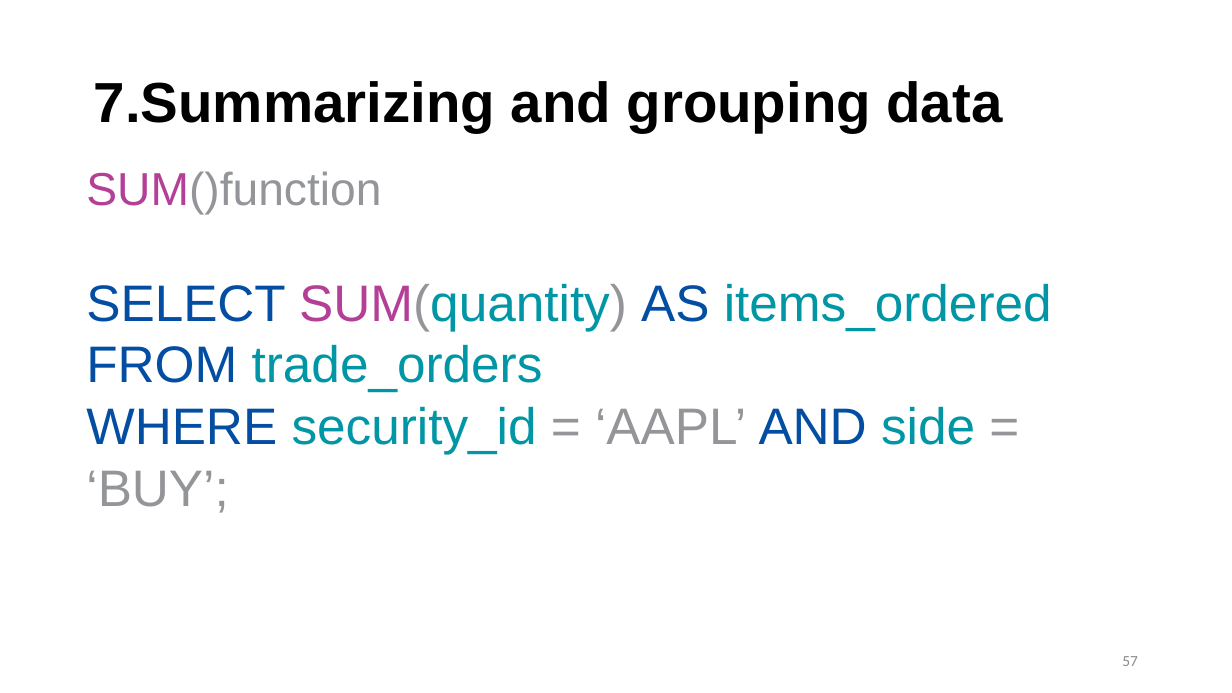
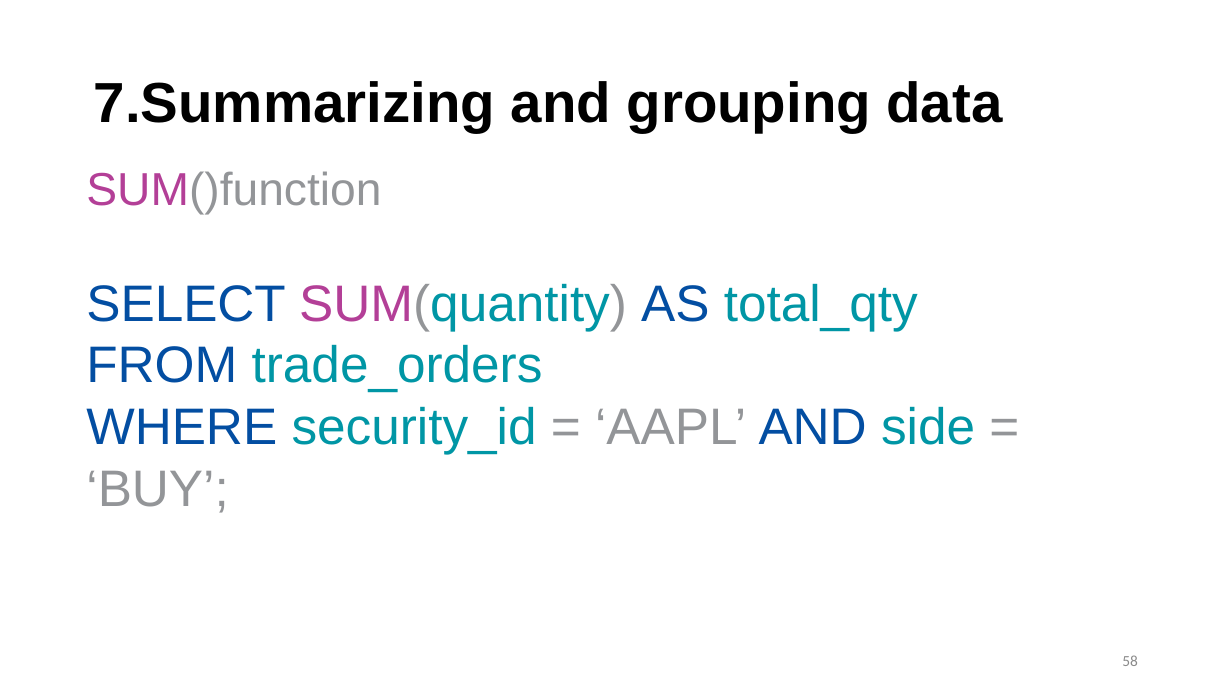
Before and after one commit to hgao62/sql_tutorial, a slide deck: slide 58 of SQL_PPT_2025.pptx (slide 57 before the commit). Drawn at 1232x693 pixels with LibreOffice and Linux fonts; fonts in the diff are those of the drawing. Boxes give left, top, right and bottom in pixels: in the first picture for what was removed or moved away, otherwise in the second. Text is boxed around its words. In the diff, an @@ line names an element or a change of style, - is before the commit and + after.

```diff
--- a/SQL_PPT_2025.pptx
+++ b/SQL_PPT_2025.pptx
@@ text at (86, 283, 975, 513): text changed @@
-SELECT SUM(quantity) AS items_ordered
-FROM trade_orders
-WHERE security_id = ‘AAPL’ AND side = ‘BUY’;
+SELECT SUM(quantity) AS total_qty
+FROM trade_orders
+WHERE security_id = ‘AAPL’ AND side = ‘BUY’;
@@ page number at (1122, 655, 1138, 666): text changed @@
-57
+58
```
Also in this commit, not shown: 11 other slides changed, 3 slides added, 9 other files.
